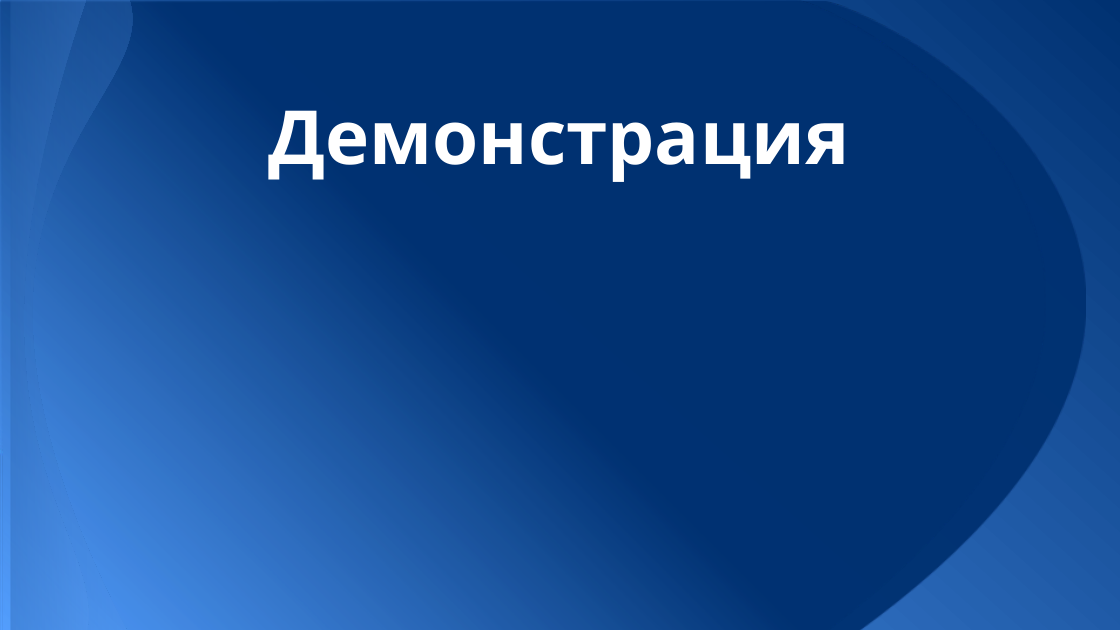
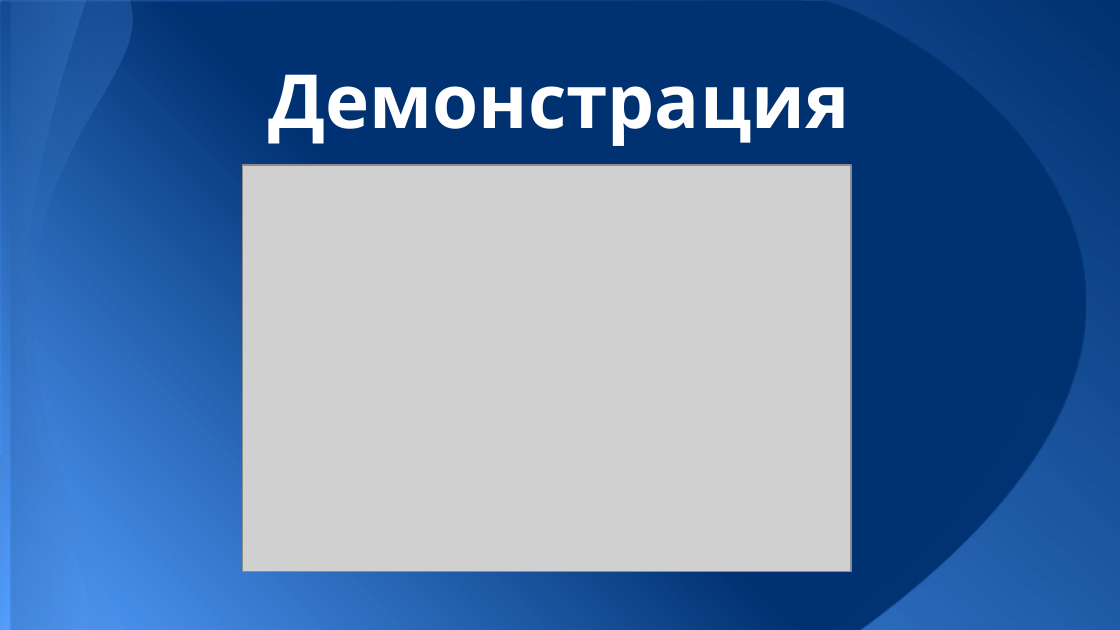
Before and after one commit to v-zmiycharov/poker-rule-induction, a slide deck: slide 8 of Docs/Presentation.pptx. Drawn at 1120x630 pixels with LibreOffice and Linux fonts; fonts in the diff are those of the drawing; grey boxes stand for pictures. Boxes give left, top, right and bottom in pixels: in the first picture for what was removed or moved away, otherwise in the second. Text is boxed around its words. In the diff, an @@ line names an element or a change of style, - is before the commit and + after.

Commit message:
Finish presentation

```diff
--- a/Docs/Presentation.pptx
+++ b/Docs/Presentation.pptx
@@ title "Демонстрация": place and size @@
-title "Демонстрация" at [268, 110, 849, 182]
+title "Демонстрация" at [268, 74, 849, 146]
@@ picture added at [243, 165, 851, 571] @@
```
